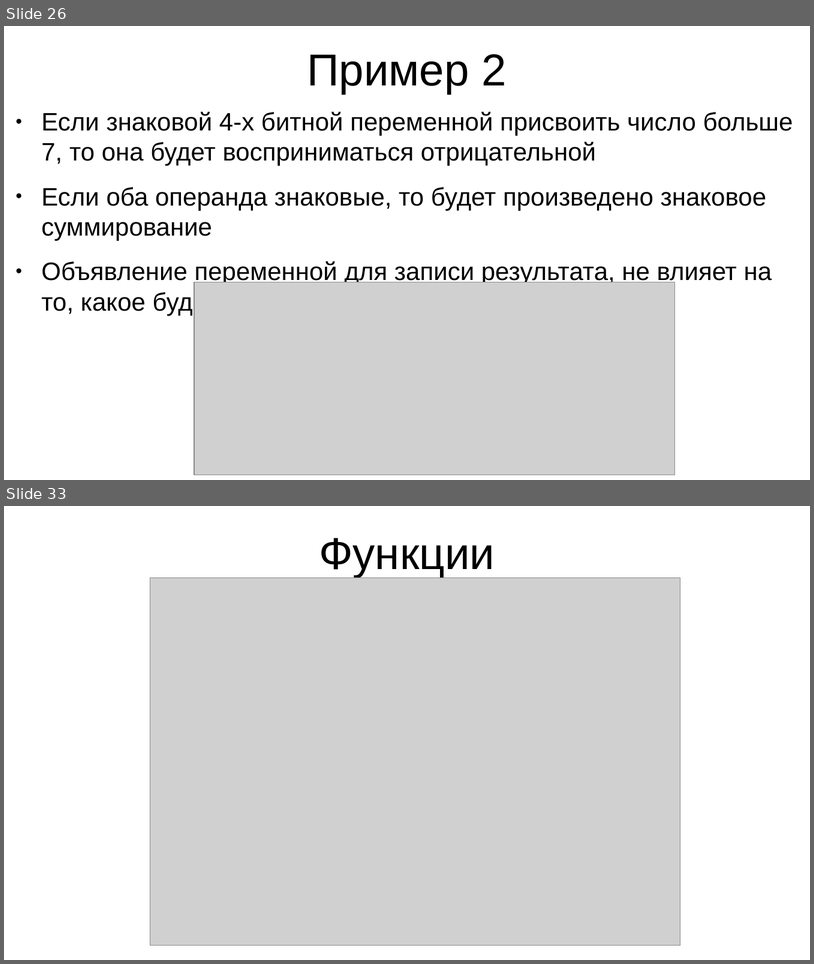
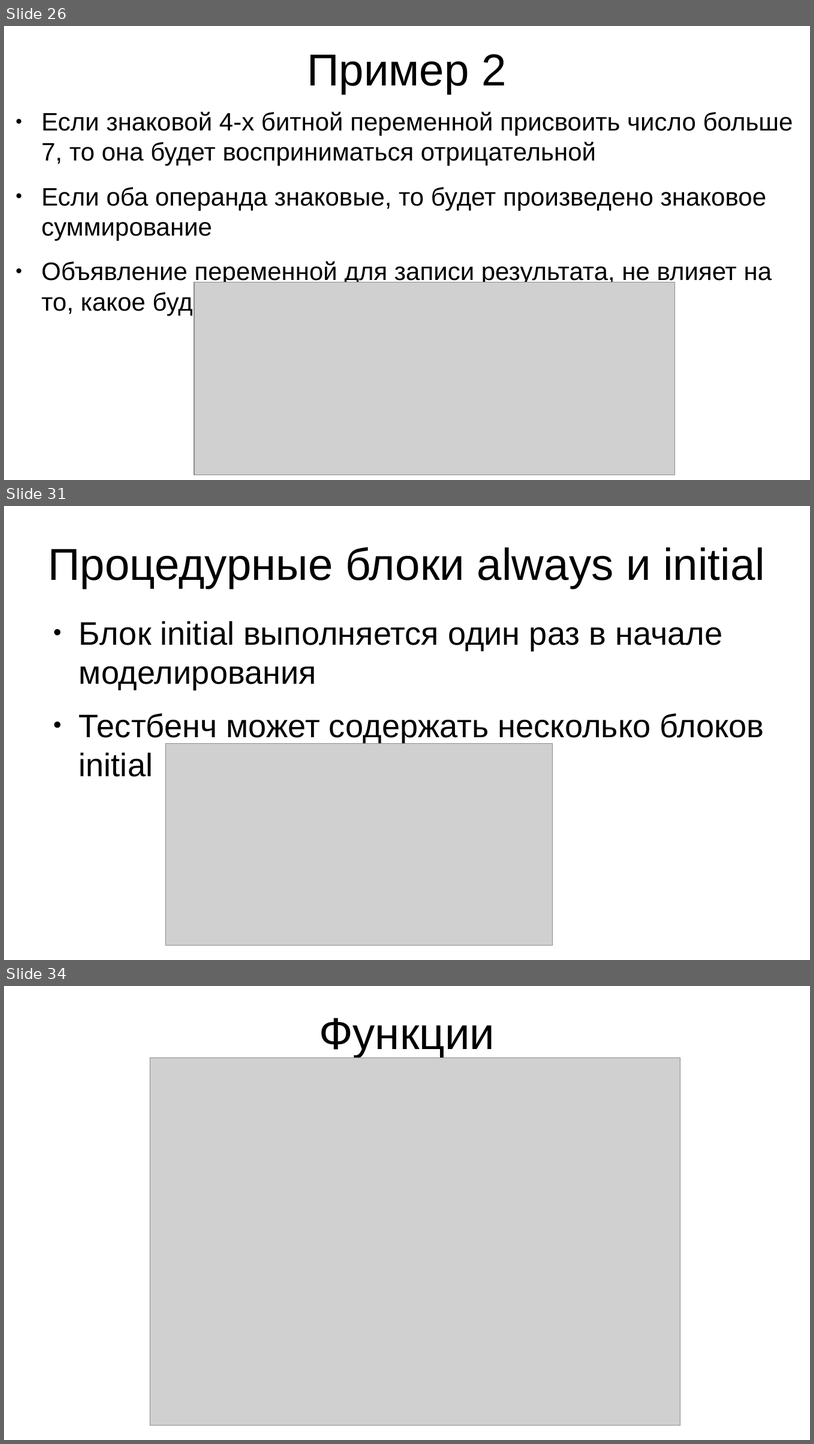
Before and after one commit to romakeii/rg-fpga-course, a slide deck: part-2/presentation.odp. Shown one above the other, each under a label of ours: slides 26 and 33 before the commit, slides 26, 31 and 34 after it; the slides between them are not shown. The pictures are 814x964 and 814x1444 pixels, drawn with LibreOffice and Linux fonts; fonts in the diff are those of the drawing; grey boxes stand for pictures. Boxes give left, top, right and bottom in pixels: in the first picture for what was removed or moved away, otherwise in the second. Text is boxed around its words. In the diff, an @@ line names an element or a change of style, - is before the commit and + after.

```diff
--- a/part-2/presentation.odp
+++ b/part-2/presentation.odp
@@ slide 31 added at [4,506,810,960], background #FFFFFF @@
@@ title added at [48,547,765,588], 44 pt, text #000000 @@
+Процедурные блоки always и initial
@@ text added at [79,621,764,777], 32 pt, text #000000 @@
+● Блок initial выполняется один раз в начале моделирования
+● Тестбенч может содержать несколько блоков initial
@@ picture added at [166,743,553,945] @@
@@ what was slide 33 is now slide 34 @@
```
Also in this commit, not shown: 8 slides changed, 1 other file.
